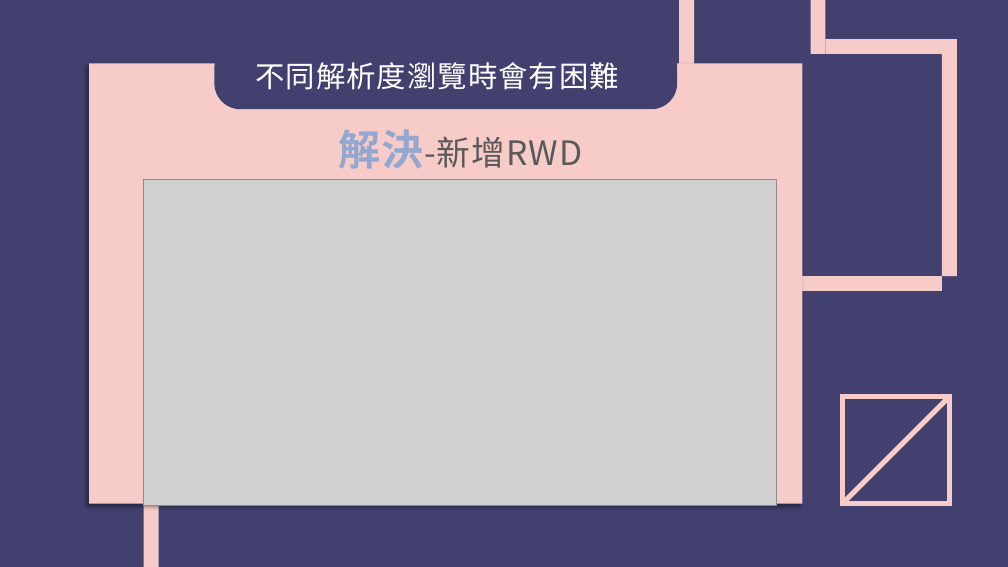
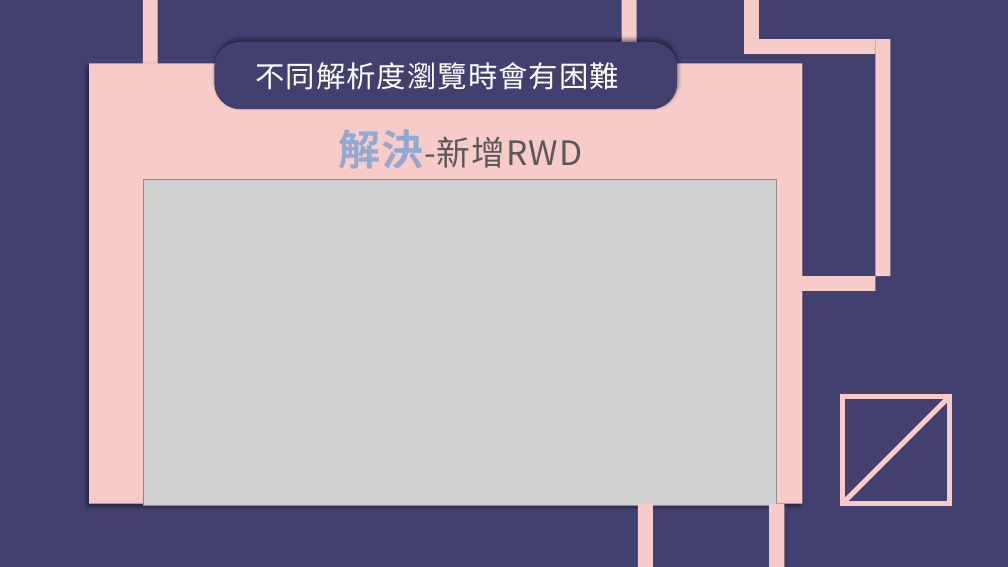
Before and after one commit to leonasdev/WebMidProject, a slide deck: slide 23 of 期末報告企畫書.pptx. Drawn at 1008x567 pixels with LibreOffice and Linux fonts; fonts in the diff are those of the drawing; grey boxes stand for pictures. Boxes give left, top, right and bottom in pixels: in the first picture for what was removed or moved away, otherwise in the second. Text is boxed around its words. In the diff, an @@ line names an element or a change of style, - is before the commit and + after.

```diff
--- a/期末報告企畫書.pptx
+++ b/期末報告企畫書.pptx
@@ rectangle: place and size @@
-rectangle at box(144, 273, 159, 567)
+rectangle at box(143, 0, 158, 297)
@@ rectangle: place and size @@
-rectangle at box(679, 0, 694, 567)
+rectangle at box(622, 0, 637, 463)
@@ rounded rectangle at box(215, 42, 678, 109): shadow on @@
@@ 6 freeform shapes: place and size @@
-6 freeform shapes at box(751, 0, 957, 292)
+6 freeform shapes at box(685, 0, 891, 292)
@@ rectangle added at box(638, 504, 653, 567), fill #F6CBC8 @@
@@ freeform shape added at box(770, 504, 785, 567), fill #F6CBC8 @@
```
Also in this commit, not shown: 9 other slides changed.
